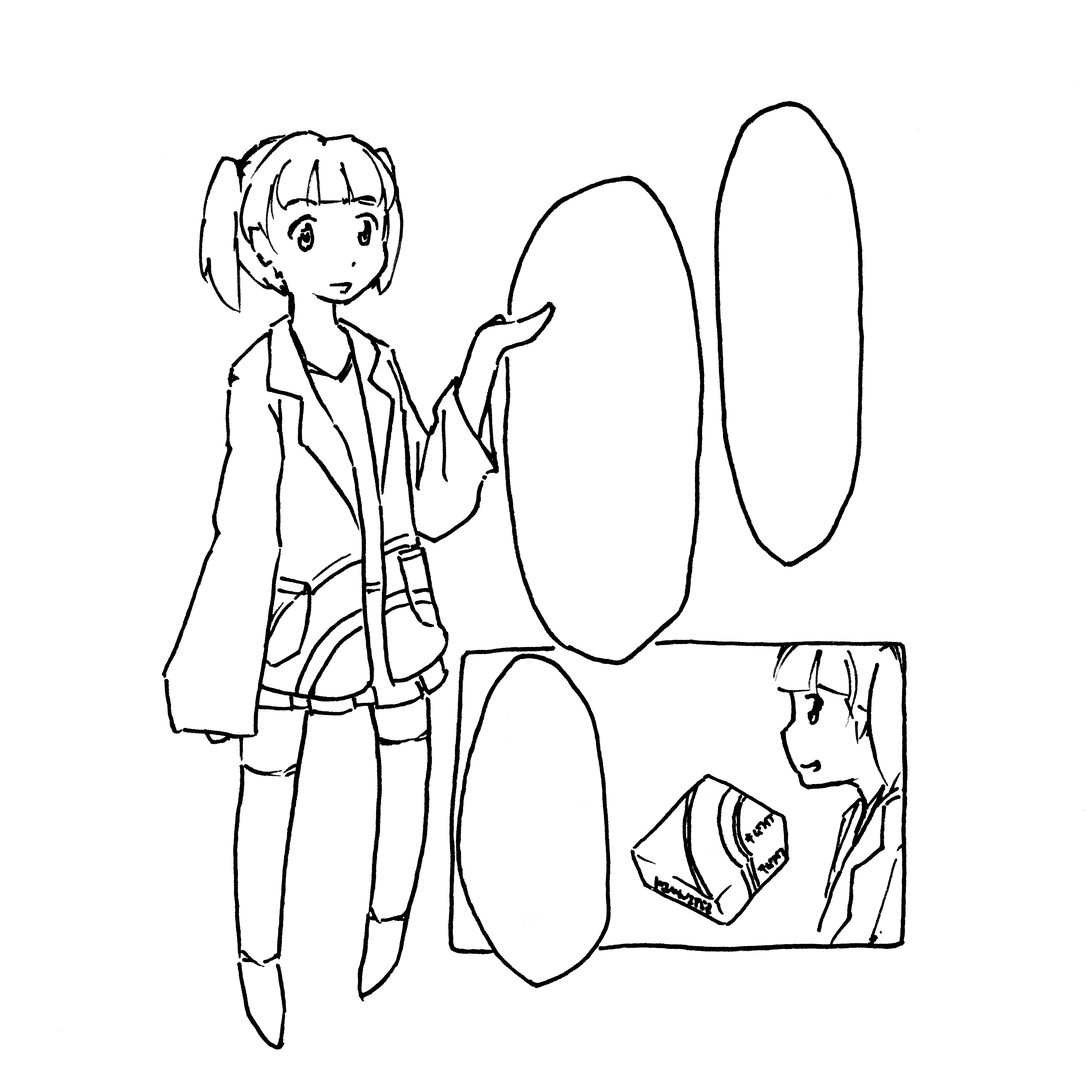
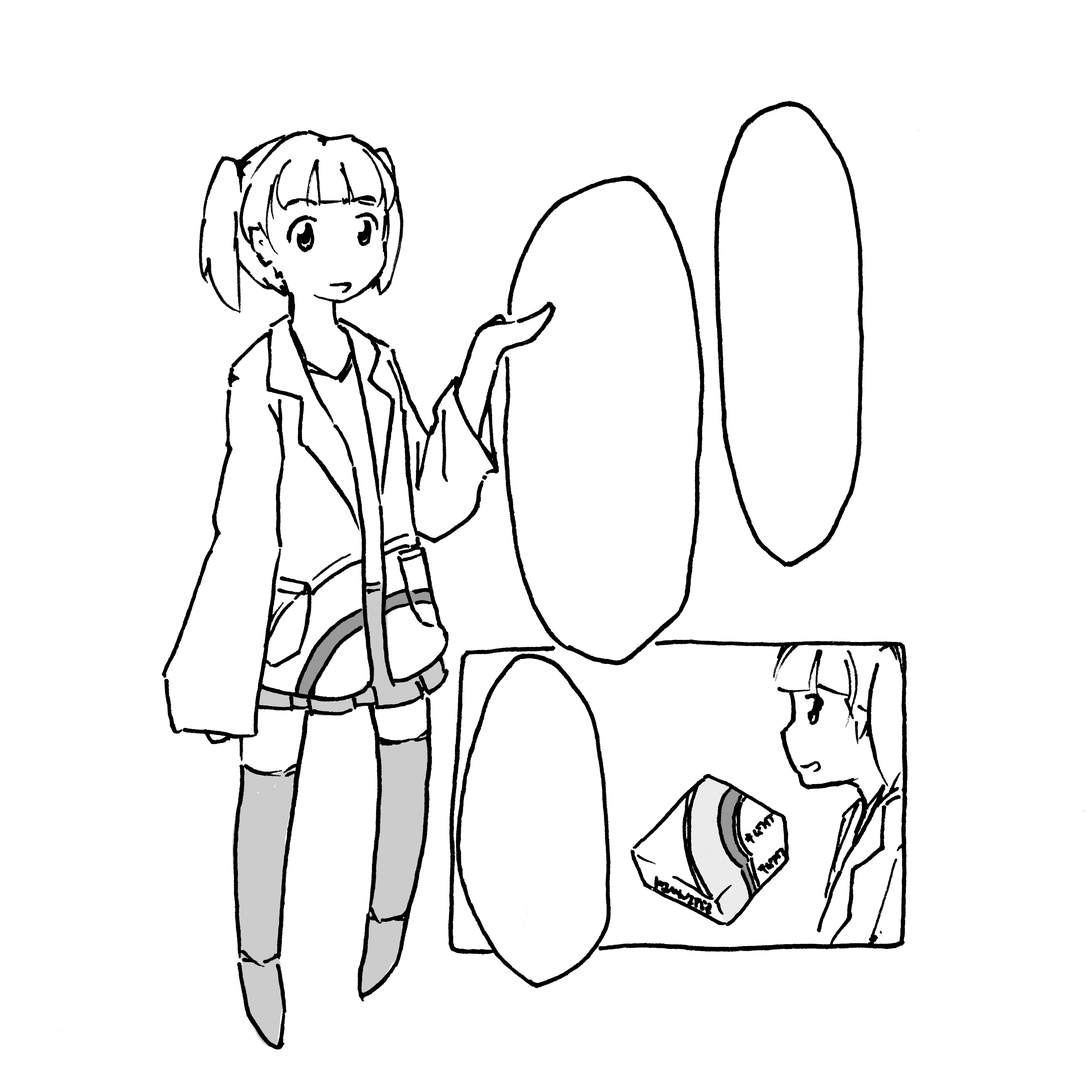
Before/after of a 1091 × 1091 layered artwork. What changed in the layer stack:
added layer "レイヤー 2" (20%) above "レイヤー 3" over [231,582,447,1048]
added layer "レイヤー 3" (8%) above "レイヤー 1" over [691,776,751,923]
added layer "レイヤー 1" (40%) above "レイヤー 4" over [296,590,756,897]
added layer "レイヤー 4" above "背景" over [351,261,357,268]
added layer "背景" over [231,133,822,1048]
